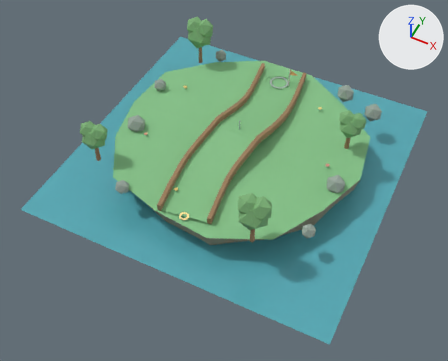
One commit to the glTF model ui/3d/minigolf/course-04.glb: the scene before it, then after it.
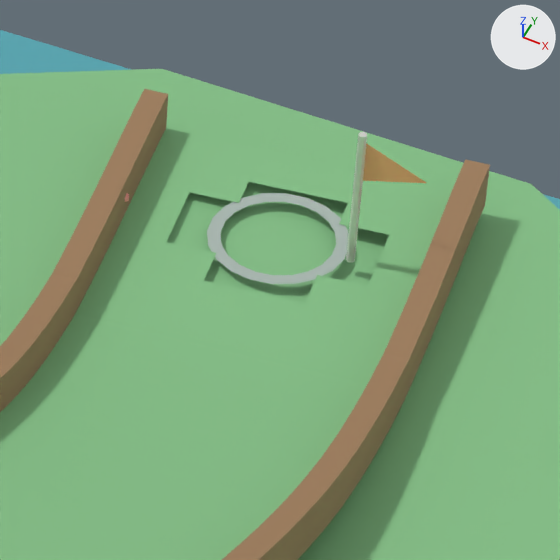
The first picture shows the older version from a 50 mm lens placed at (7.3, -15.94, 17.01), pointed at (0.13, -1.6, -0.91). The close-ups show the older and then the newer version on the part from 54% to 70% of the width and 14% to 34% of the height of that picture. Only the edits that show in the close-ups are written down. The axes (+X, +Y, +Z) are drawn at upper right. The lights are the same throughout. Vertices at exactly the same position are counted once.

The first close-up shows 'cup-rim.003', 'flag', 'flag-pole-base.003', 'island-turf-edge.003', 'rail-left', 'rail-right', 'surface-grass', 'water-plane.003'.
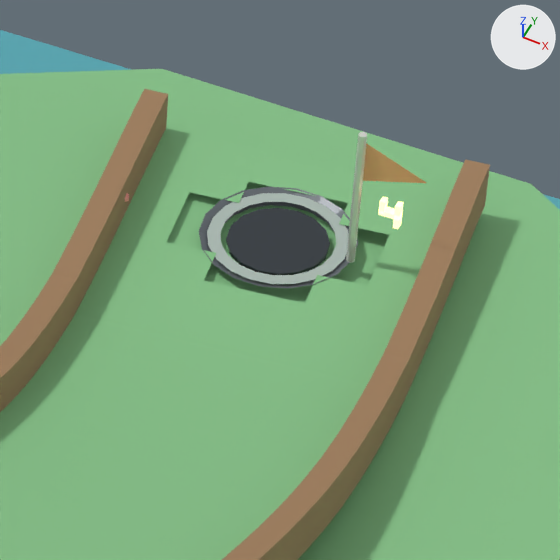
Location of each change, [x1, y1, x2, y2] in pixels of the close-ups (560 x 560 px):
'cup-bottom.003', moved (not visible before)
    after: [226, 208, 330, 275]
'cup-lining.003', added
    after: [199, 187, 358, 288]
'hole-digit-segment.013', added
    after: [378, 207, 403, 220]
'hole-digit-segment.014', added
    after: [394, 201, 404, 219]
'hole-digit-segment.012', added
    after: [378, 196, 388, 213]
'hole-digit-segment.015', added
    after: [393, 216, 402, 229]

The change in detail:
Material 'minigolf-hole-number-garden' (mat_minigolf_hole_number_garden) is new.
Its base color is (1.0, 0.87, 0.46) (beige #fff0b5).
Its roughness is 0.42.
Its emission color is (1.0, 0.87, 0.46) (beige #fff0b5).
Its emission strength is 1.2.
Material 'minigolf-cup-lining-garden' (mat_minigolf_cup_lining_garden) is new.
Its base color is (0.13, 0.15, 0.17) (grey #656c73).
Its metallic is 0.1.
Its roughness is 0.36.
me_cup_bottom_mesh_003 is used by ob_cup_bottom_003; location (0.0, 0.0, 0.0).
me_cup_bottom_mesh_003 had 32 vertices, 60 faces and spanned x -0.192..0.378, y 3.459..4.029, z -0.393..-0.368.
me_cup_bottom_mesh_003 now has 32 vertices, 60 faces and spans x -0.192..0.378, y 3.459..4.029, z -0.047..-0.022.
me_cup_bottom_mesh_003 part 1: the whole mesh is moved by (0.0, 0.0, 0.346).
Mesh me_hole_digit_segment_mesh_015 is new.
It is a box spanning x 0.7533..0.7833, y 3.7194..3.7694, z 0.325..0.4.
It uses material mat_minigolf_hole_number_garden (beige #fff0b5, glowing beige #fff0b5).
Mesh me_hole_digit_segment_mesh_014 is new.
It is a box spanning x 0.7533..0.7833, y 3.7194..3.7694, z 0.4..0.475.
It uses material mat_minigolf_hole_number_garden (beige #fff0b5, glowing beige #fff0b5).
Mesh me_hole_digit_segment_mesh_013 is new.
It is a box spanning x 0.6633..0.7833, y 3.7194..3.7694, z 0.385..0.415.
It uses material mat_minigolf_hole_number_garden (beige #fff0b5, glowing beige #fff0b5).
Mesh me_hole_digit_segment_mesh_012 is new.
It is a box spanning x 0.6633..0.6933, y 3.7194..3.7694, z 0.4..0.475.
It uses material mat_minigolf_hole_number_garden (beige #fff0b5, glowing beige #fff0b5).
Mesh me_cup_lining_mesh_003 is new.
It has 36 vertices, 36 faces and spans x -0.347..0.533, y 3.311..4.178, z -0.048..0.004.
It uses material mat_minigolf_cup_lining_garden (grey #656c73).
Object 'hole-digit-segment.015' (ob_hole_digit_segment_015) is new; it shows me_hole_digit_segment_mesh_015.
Its location is (0.0, 0.0, 0.0).
Object 'hole-digit-segment.014' (ob_hole_digit_segment_014) is new; it shows me_hole_digit_segment_mesh_014.
Its location is (0.0, 0.0, 0.0).
Object 'hole-digit-segment.013' (ob_hole_digit_segment_013) is new; it shows me_hole_digit_segment_mesh_013.
Its location is (0.0, 0.0, 0.0).
Object 'hole-digit-segment.012' (ob_hole_digit_segment_012) is new; it shows me_hole_digit_segment_mesh_012.
Its location is (0.0, 0.0, 0.0).
Object 'cup-lining.003' (ob_cup_lining_003) is new; it shows me_cup_lining_mesh_003.
Its location is (0.0, 0.0, 0.0).
